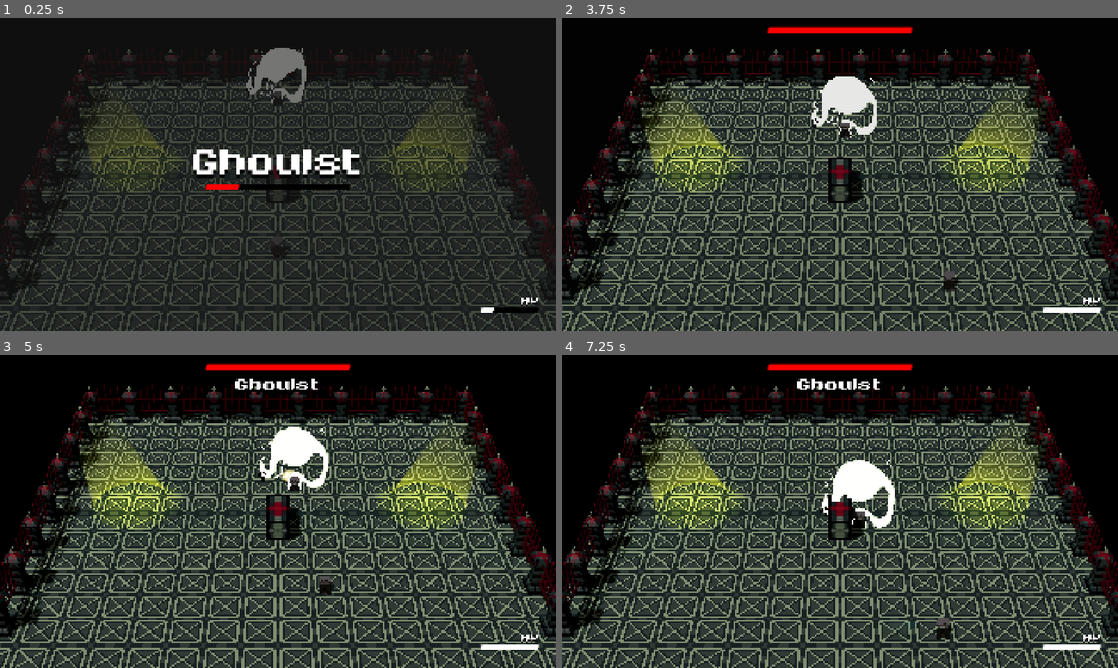
Above: before the commit, frames 1-4 (two rows, left to right).
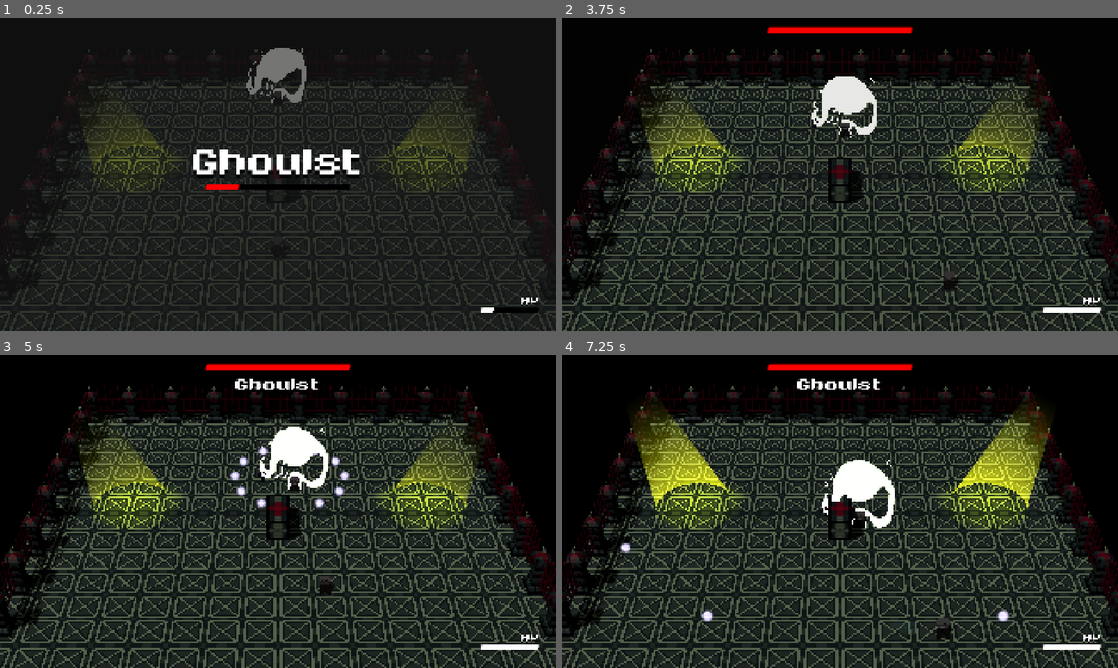
Above: after the commit, the same moments.

Repository: PedroBinoto/DJUFF2026
Game: Godot game, scene res://Scenes/ghostFight.tscn
The game is run twice, just before and just after one commit, with the same random seed, the same clock (stepped at 60 frames per second) and the same inputs. This scene is started directly instead of the project's main scene. Sound files missing from this copy of the repository are replaced by a short silence.
Inputs (mouse positions are in pixels of both pictures, inside the frame that each line leads up to):
- Up to frame 1 (0.25 s): no input
- Up to frame 2 (3.75 s): tap Enter (pause) at 0.5 s; move the mouse to (962, 158) at 0.52 s; hold D (move_right) 0.53-1.25 s; hold K (attack_a) 0.53-1.25 s; click (962, 158) at 0.67 s; click "Voltar" at 1.25 s; move the mouse to (728, 190) at 2.02 s; hold S (move_down) 2.03-2.78 s; tap L (attack_b) at 2.1 s; move the mouse to (895, 105) at 2.77 s; hold D (move_right) 2.78-3.53 s; hold Shift (player_dash) 2.78-3.53 s; move the mouse to (812, 237) at 3.52 s; hold W (move_up) from 3.53 s (still down); tap Z at 3.6 s; click (812, 237) at 3.67 s
- Up to frame 3 (5 s): move the mouse to (444, 558) at 4.27 s; release W (move_up) at 4.28 s; hold A (move_left) from 4.28 s (still down); tap X at 4.35 s
- Up to frame 4 (7.25 s): move the mouse to (673, 464) at 5.02 s; tap K (attack_a) at 5.1 s; move the mouse to (867, 511) at 5.77 s; release A (move_left) at 5.78 s; hold S (move_down) 5.78-6.53 s; hold L (attack_b) 5.78-6.53 s; click (867, 511) at 5.92 s; move the mouse to (756, 433) at 6.52 s; hold D (move_right) from 6.53 s (still down); tap Shift (player_dash) at 6.6 s

The runs differ from the first frame. In frame 2, 20% of the frame differs, in the area x 0-100%, y 10-100%; in frame 3, 21%; in frame 4, 24%, in the area x 0-100%, y 9-100%.
Error before the commit: Cannot call method 'get_active_material' on a null value. (res://Scripts/bullet_ghost.gd:12)

Commit message:
ADD: Balas Projeteis

Diff:
--- a/Scenes/bullet_body.tscn
+++ b/Scenes/bullet_body.tscn
@@ -2,10 +2,42 @@
 
 [ext_resource type="Script" uid="uid://ca2metsmspqft" path="res://Scripts/bullet_player.gd" id="1_e0o6h"]
 [ext_resource type="AudioStream" uid="uid://bern5g5xdnwun" path="res://SFX/Hit28 (1).wav" id="2_10oju"]
+[ext_resource type="Shader" uid="uid://b4wo6th50wwax" path="res://Graphics/pan_shader.tres" id="2_s7kla"]
+[ext_resource type="Texture2D" uid="uid://desvidmlcu1br" path="res://Graphics/Meshes/textures/Voronoi.png" id="3_22oib"]
+[ext_resource type="Texture2D" uid="uid://c6ka53w5yu2dd" path="res://Graphics/Meshes/textures/Circle.png" id="4_q1ekt"]
 
-[sub_resource type="SphereMesh" id="SphereMesh_4mw4s"]
-radius = 0.25
-height = 0.5
+[sub_resource type="ShaderMaterial" id="ShaderMaterial_ip8sl"]
+render_priority = 0
+shader = ExtResource("2_s7kla")
+shader_parameter/MainTexSpeed = Vector2(0.3, 0.3)
+shader_parameter/MainTex = ExtResource("3_22oib")
+shader_parameter/MainTexPower = 1.0
+
+[sub_resource type="ParticleProcessMaterial" id="ParticleProcessMaterial_g6rt0"]
+gravity = Vector3(0, 0, 0)
+color = Color(0.21176471, 0.21176471, 0.22352941, 1)
+
+[sub_resource type="SphereMesh" id="SphereMesh_vxmml"]
+
+[sub_resource type="StandardMaterial3D" id="StandardMaterial3D_ip8sl"]
+transparency = 1
+blend_mode = 4
+shading_mode = 0
+vertex_color_use_as_albedo = true
+albedo_texture = ExtResource("4_q1ekt")
+billboard_mode = 3
+billboard_keep_scale = true
+particles_anim_h_frames = 1
+particles_anim_v_frames = 1
+particles_anim_loop = false
+
+[sub_resource type="ParticleProcessMaterial" id="ParticleProcessMaterial_xsiod"]
+gravity = Vector3(0, 0, 0)
+scale_min = 1.4
+scale_max = 1.4
+color = Color(0, 0, 0, 1)
+
+[sub_resource type="QuadMesh" id="QuadMesh_pacpc"]
 
 [sub_resource type="SphereShape3D" id="SphereShape3D_xjght"]
 radius = 0.25
@@ -17,8 +49,25 @@
 script = ExtResource("1_e0o6h")
 bulletSpeed = 750.0
 
-[node name="MeshInstance3D" type="MeshInstance3D" parent="." unique_id=1998854043]
-mesh = SubResource("SphereMesh_4mw4s")
+[node name="Projetil" type="Node3D" parent="." unique_id=1406690424]
+transform = Transform3D(0.5, 0, 0, 0, 0.5, 0, 0, 0, 0.5, 0, 0, 0)
+
+[node name="Esfera" type="GPUParticles3D" parent="Projetil" unique_id=361899452]
+material_override = SubResource("ShaderMaterial_ip8sl")
+amount = 1
+fixed_fps = 60
+local_coords = true
+process_material = SubResource("ParticleProcessMaterial_g6rt0")
+draw_pass_1 = SubResource("SphereMesh_vxmml")
+
+[node name="Flare" type="GPUParticles3D" parent="Projetil" unique_id=198776589]
+sorting_offset = -1.0
+material_override = SubResource("StandardMaterial3D_ip8sl")
+amount = 1
+fixed_fps = 60
+local_coords = true
+process_material = SubResource("ParticleProcessMaterial_xsiod")
+draw_pass_1 = SubResource("QuadMesh_pacpc")
 
 [node name="CollisionShape3D" type="CollisionShape3D" parent="." unique_id=1909237146]
 shape = SubResource("SphereShape3D_xjght")
--- a/Scenes/bullet_ghost.tscn
+++ b/Scenes/bullet_ghost.tscn
@@ -38,6 +38,16 @@
 
 [sub_resource type="QuadMesh" id="QuadMesh_pacpc"]
 
+[sub_resource type="ParticleProcessMaterial" id="ParticleProcessMaterial_axmc0"]
+gravity = Vector3(0, 0, 0)
+color = Color(0.70980394, 0.7137255, 0.54509807, 0.8156863)
+
+[sub_resource type="ParticleProcessMaterial" id="ParticleProcessMaterial_8yqhh"]
+gravity = Vector3(0, 0, 0)
+scale_min = 1.4
+scale_max = 1.4
+color = Color(0.7764706, 0.7176471, 1, 0.68235296)
+
 [sub_resource type="SphereShape3D" id="SphereShape3D_xjght"]
 radius = 0.25
 
@@ -48,7 +58,9 @@
 script = ExtResource("1_euwk6")
 
 [node name="Projetil" type="Node3D" parent="." unique_id=1406690424]
+unique_name_in_owner = true
 transform = Transform3D(0.5, 0, 0, 0, 0.5, 0, 0, 0, 0.5, 0, 0, 0)
+visible = false
 
 [node name="Esfera" type="GPUParticles3D" parent="Projetil" unique_id=361899452]
 material_override = SubResource("ShaderMaterial_ip8sl")
@@ -67,6 +79,27 @@
 process_material = SubResource("ParticleProcessMaterial_awlv1")
 draw_pass_1 = SubResource("QuadMesh_pacpc")
 
+[node name="Projetil2" type="Node3D" parent="." unique_id=573937882]
+unique_name_in_owner = true
+transform = Transform3D(0.5, 0, 0, 0, 0.5, 0, 0, 0, 0.5, 0, 0, 0)
+
+[node name="Esfera" type="GPUParticles3D" parent="Projetil2" unique_id=1661416052]
+material_override = SubResource("ShaderMaterial_ip8sl")
+amount = 1
+fixed_fps = 60
+local_coords = true
+process_material = SubResource("ParticleProcessMaterial_axmc0")
+draw_pass_1 = SubResource("SphereMesh_vxmml")
+
+[node name="Flare" type="GPUParticles3D" parent="Projetil2" unique_id=1605798512]
+sorting_offset = -1.0
+material_override = SubResource("StandardMaterial3D_ip8sl")
+amount = 1
+fixed_fps = 60
+local_coords = true
+process_material = SubResource("ParticleProcessMaterial_8yqhh")
+draw_pass_1 = SubResource("QuadMesh_pacpc")
+
 [node name="CollisionShape3D" type="CollisionShape3D" parent="." unique_id=1909237146]
 shape = SubResource("SphereShape3D_xjght")
 disabled = true
--- a/Scenes/ghostFight.tscn
+++ b/Scenes/ghostFight.tscn
@@ -23,7 +23,6 @@
 background_mode = 1
 sky = SubResource("Sky_o0lqk")
 tonemap_mode = 2
-glow_enabled = true
 volumetric_fog_density = 0.1
 volumetric_fog_length = 5.0
 volumetric_fog_sky_affect = 0.3
@@ -105,7 +104,8 @@
 
 [node name="DirectionalLight3D" type="DirectionalLight3D" parent="." unique_id=2056829280]
 transform = Transform3D(-0.17456079, 0.9144808, -0.36503905, 0.4182915, 0.40448725, 0.81327885, 0.89138144, -0.010726176, -0.45312715, -3.1112142, 3.8421087, -5.0194416)
-light_energy = 0.25
+light_color = Color(0.77254903, 0.7764706, 0.7764706, 1)
+light_energy = 0.2
 shadow_enabled = true
 shadow_opacity = 0.9
 directional_shadow_pancake_size = 0.0
@@ -118,7 +118,7 @@
 far = 100.0
 script = ExtResource("9_rr2ko")
 period = 0.15
-magnitude = 0.2
+magnitude = 0.1
 
 [node name="Box" type="StaticBody3D" parent="." unique_id=395401012]
 transform = Transform3D(1, 0, 0, 0, 1, 0, 0, 0, 1, -2.773, 0.8, 0)
--- a/Scripts/bullet_ghost.gd
+++ b/Scripts/bullet_ghost.gd
@@ -7,21 +7,24 @@
 
 var material:StandardMaterial3D = null
 
+@onready var projetil_2: Node3D = %Projetil
+@onready var projetil: Node3D = %Projetil2
+
 
 func _ready() -> void:
-	material = mesh.get_active_material(0).duplicate() as StandardMaterial3D
-	mesh.set_surface_override_material(0, material)
-	material.transparency = BaseMaterial3D.TRANSPARENCY_ALPHA
-	material.albedo_color.a = 1
+	projetil.visible = true
+	projetil_2.visible = false
 
 	super._ready()
 
 
 func setActive(state:bool):
 	if state == true:
-		material.albedo_color.a = 1
+		projetil.visible = true
+		projetil_2.visible = false
 	else:
-		material.albedo_color.a = 0.1
+		projetil.visible = false
+		projetil_2.visible = true
 	active = state
 
 
Not shown, added: export_presets.cfg
